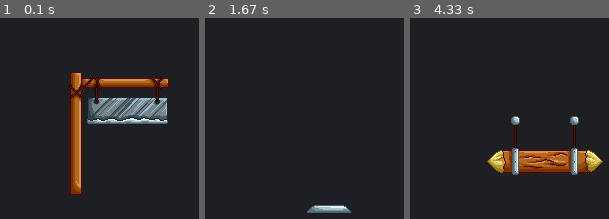
Above: before the commit, frames 1-3 (left to right).
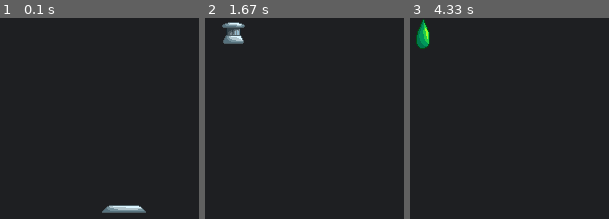
Above: after the commit, the same moments.

Repository: danon/craftpix3
Game: pygame game, started from hex/__main__.py
Two runs of this game, one before a commit and one after it. Both use one fixed random seed, a clock stepped at 60 frames per second and the inputs below.
Inputs:
- Up to frame 1 (0.1 s): no input
- Up to frame 2 (1.67 s): hold Right 0.33-0.8 s; hold Right 0.83-1.3 s; hold Left from 1.33 s (still down)
- Up to frame 3 (4.33 s): release Left at 1.87 s; hold Left 1.9-2.3 s; hold Right 2.33-2.97 s; hold Left 3-3.47 s; hold Right 3.5-3.97 s; hold Right from 4 s (still down)

The runs differ from the first frame. In frame 1, 12% of the frame differs, in the area x 34-85%, y 26-98%; in frame 2, 1.7%; in frame 3, 7.5%.

Commit message:
Handle obstacle sprites consisting of multiple parts

Diff:
--- a/hex/core/Application.py
+++ b/hex/core/Application.py
@@ -1,5 +1,5 @@
 from hex.core.Color import Color
-from hex.core.obstacle import Obstacle
+from hex.core.Obstacle import Obstacle
 from hex.core.port import ForReadingSpriteFiles, ForRenderingView, ForRunningGame
 from hex.core.SpriteLoader import SpriteLoader
 
@@ -9,14 +9,20 @@
         self.__loader = SpriteLoader(fs)
         self.__ticks = 0
         self.__obstacles = [
-            Obstacle(self.__loader.sprite('obstacle/asid_drop')),
+            Obstacle(self.__loader.sprite('obstacle/lightning')),
+            Obstacle(self.__loader.sprite('obstacle/asid_drop/tube')),
+            Obstacle(self.__loader.sprite('obstacle/asid_drop/drop')),
+            Obstacle(self.__loader.sprite('obstacle/asid_drop/blob')),
             Obstacle(self.__loader.sprite('obstacle/axe')),
             Obstacle(self.__loader.sprite('obstacle/bomb')),
             Obstacle(self.__loader.sprite('obstacle/chest')),
-            Obstacle(self.__loader.sprite('obstacle/fire_skull')),
+            Obstacle(self.__loader.sprite('obstacle/fire_skull/skull')),
+            Obstacle(self.__loader.sprite('obstacle/fire_skull/fire1')),
+            Obstacle(self.__loader.sprite('obstacle/fire_skull/fire2')),
+            Obstacle(self.__loader.sprite('obstacle/fire_skull/fire3')),
+            Obstacle(self.__loader.sprite('obstacle/fire_skull/fire4')),
             Obstacle(self.__loader.sprite('obstacle/ghost_bottle')),
             Obstacle(self.__loader.sprite('obstacle/guillotine')),
-            Obstacle(self.__loader.sprite('obstacle/lightning')),
             Obstacle(self.__loader.sprite('obstacle/ram')),
             Obstacle(self.__loader.sprite('obstacle/stone1')),
             Obstacle(self.__loader.sprite('obstacle/stone2')),
@@ -25,7 +31,7 @@
             Obstacle(self.__loader.sprite('obstacle/trap')),
             Obstacle(self.__loader.sprite('obstacle/web')),
         ]
-        self.__obstacle_index = 6
+        self.__obstacle_index = 0
 
     def tick(self):
         for element in self.__obstacles:
--- a/test/core/test_game_state_element_animation.py
+++ b/test/core/test_Obstacle.py
@@ -1,4 +1,4 @@
-from hex.core.obstacle import Obstacle
+from hex.core.Obstacle import Obstacle
 from hex.core.SpriteLoader import Sprite
 
 def test_element_has_first_frame():
Renamed: hex/core/obstacle.py -> hex/core/Obstacle.py
Renamed: resource/obstacle/asid_drop/blob1.png -> resource/obstacle/asid_drop/blob/blob1.png
Renamed: resource/obstacle/asid_drop/blob2.png -> resource/obstacle/asid_drop/blob/blob2.png
Renamed: resource/obstacle/asid_drop/blob3.png -> resource/obstacle/asid_drop/blob/blob3.png
Renamed: resource/obstacle/asid_drop/blob4.png -> resource/obstacle/asid_drop/blob/blob4.png
Renamed: resource/obstacle/asid_drop/blob5.png -> resource/obstacle/asid_drop/blob/blob5.png
Renamed: resource/obstacle/asid_drop/blob6.png -> resource/obstacle/asid_drop/blob/blob6.png
Renamed: resource/obstacle/asid_drop/blob7.png -> resource/obstacle/asid_drop/blob/blob7.png
Renamed: resource/obstacle/asid_drop/drop1.png -> resource/obstacle/asid_drop/drop/drop1.png
Renamed: resource/obstacle/asid_drop/tube1.png -> resource/obstacle/asid_drop/tube/tube1.png
Renamed: resource/obstacle/asid_drop/tube2.png -> resource/obstacle/asid_drop/tube/tube2.png
Renamed: resource/obstacle/asid_drop/tube3.png -> resource/obstacle/asid_drop/tube/tube3.png
(and 26 more such lines)
